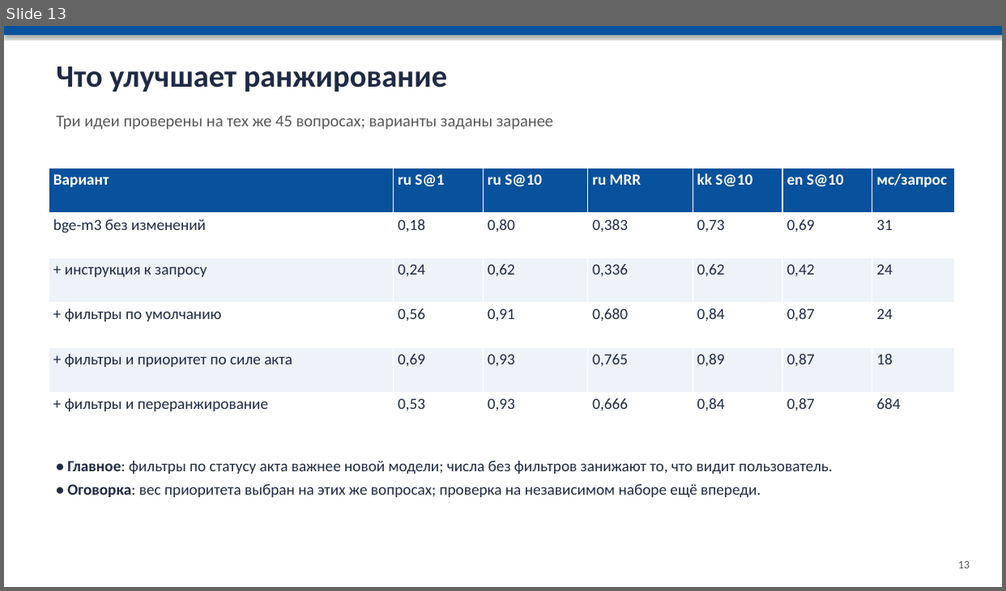
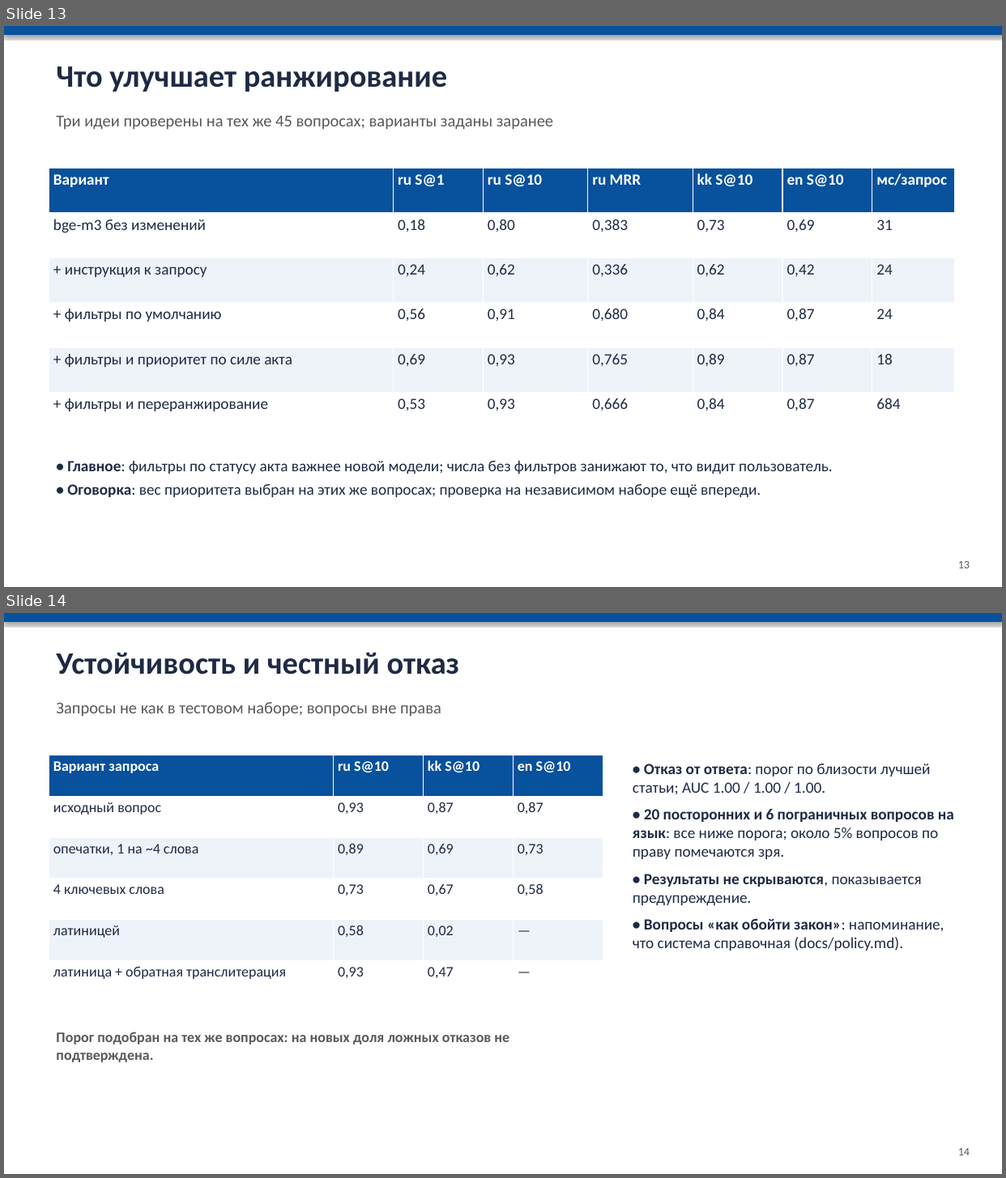
Before and after one commit to Alishershayakhmetov/legal_search, a slide deck: report/Презентация_Поиск_по_законодательству_РК.pptx. Shown one above the other, each under a label of ours: slide 13 before the commit, slides 13 and 14 after it. The pictures are 1006x591 and 1006x1178 pixels, drawn with LibreOffice and Linux fonts; fonts in the diff are those of the drawing. Boxes give left, top, right and bottom in pixels: in the first picture for what was removed or moved away, otherwise in the second. Text is boxed around its words. In the diff, an @@ line names an element or a change of style, - is before the commit and + after.

Commit message:
Stage 3: robustness set, back-transliteration, no-reliable-answer signal, evasion policy; report and slides updated

```diff
--- a/report/Презентация_Поиск_по_законодательству_РК.pptx
+++ b/report/Презентация_Поиск_по_законодательству_РК.pptx
@@ slide 14 added at <box>4,613,1002,1174</box>, background #FFFFFF @@
@@ rectangle added at <box>4,613,1002,622</box>, fill #08519C @@
@@ text added at <box>56,652,460,675</box>, 30 pt, text #1F2A44, bold @@
+Устойчивость и честный отказ
@@ text added at <box>56,702,441,717</box>, 16 pt, text #595959 @@
+Запросы не как в тестовом наборе; вопросы вне права
@@ table added at <box>49,756,603,1003</box>, 6 rows, 4 columns @@
+Вариант запроса | ru S@10 | kk S@10 | en S@10
+исходный вопрос | 0,93 | 0,87 | 0,87
+опечатки, 1 на ~4 слова | 0,89 | 0,69 | 0,73
+4 ключевых слова | 0,73 | 0,67 | 0,58
+латиницей | 0,58 | 0,02 | —
+латиница + обратная транслитерация | 0,93 | 0,47 | —
@@ text added at <box>633,764,954,951</box>, 15 pt, text #1F2A44 @@
+• Отказ от ответа: порог по близости лучшей статьи; AUC 1.00 / 1.00 / 1.00.
+• 20 посторонних и 6 пограничных вопросов на язык: все ниже порога; около 5% вопросов по праву помечаются зря.
+• Результаты не скрываются, показывается предупреждение.
+• Вопросы «как обойти закон»: напоминание, что система справочная (docs/policy.md).
@@ text added at <box>56,1032,509,1063</box>, 14 pt, text #595959, bold @@
+Порог подобран на тех же вопросах: на новых доля ложных отказов не подтверждена.
@@ text added at <box>958,1148,970,1156</box>, 11 pt, text #595959 @@
+14
```
Also in this commit, not shown: 2 slides changed, 19 other files.
